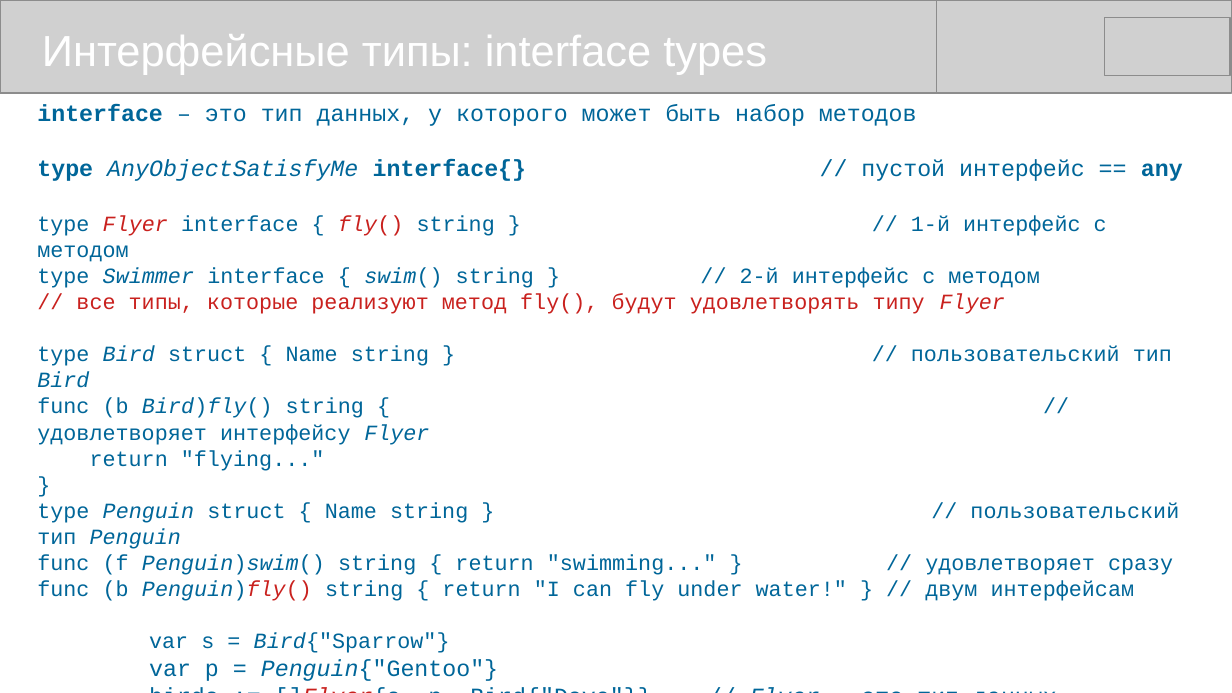
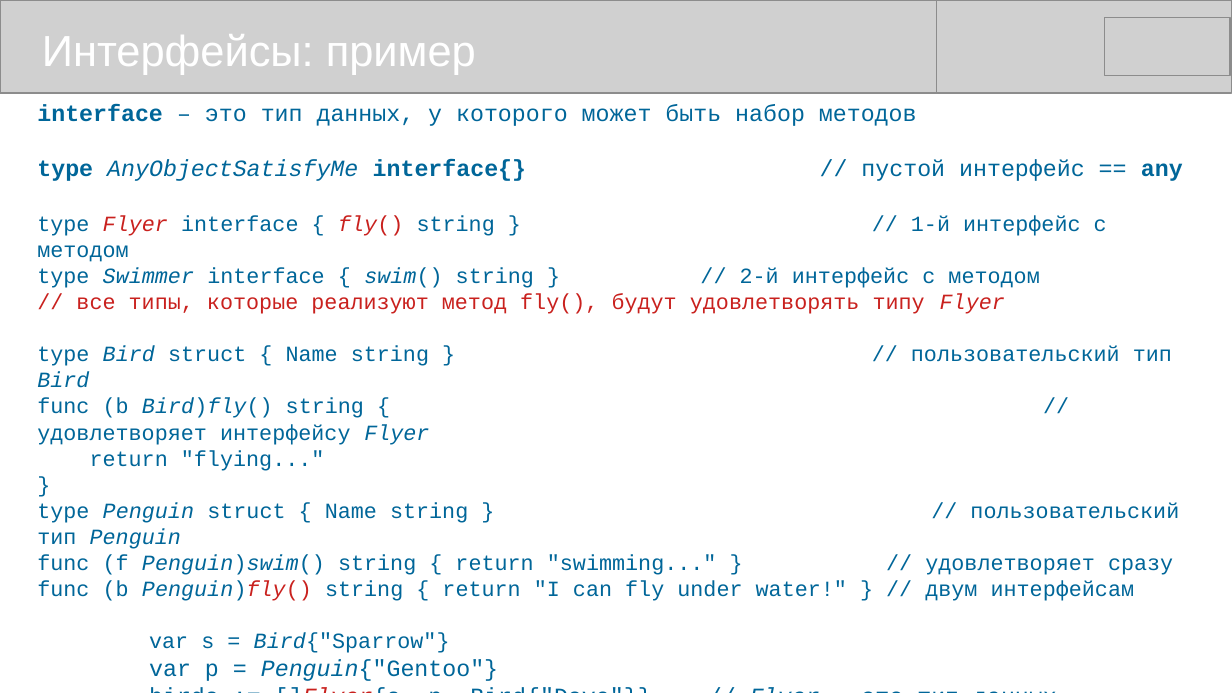
Before and after one commit to mike-shock/Go_language, a slide deck: slide 29 of Go_Review.odp (slide 28 before the commit). Drawn at 1232x693 pixels with LibreOffice and Linux fonts; fonts in the diff are those of the drawing; grey boxes stand for pictures. Boxes give left, top, right and bottom in pixels: in the first picture for what was removed or moved away, otherwise in the second. Text is boxed around its words. In the diff, an @@ line names an element or a change of style, - is before the commit and + after.

```diff
--- a/Go_Review.odp
+++ b/Go_Review.odp
@@ text at <box>42,34,476,75</box>: text changed @@
-Интерфейсные типы: interface types
+Интерфейсы: пример
```
Also in this commit, not shown: 3 other slides changed, 1 slide added, 1 other file.
